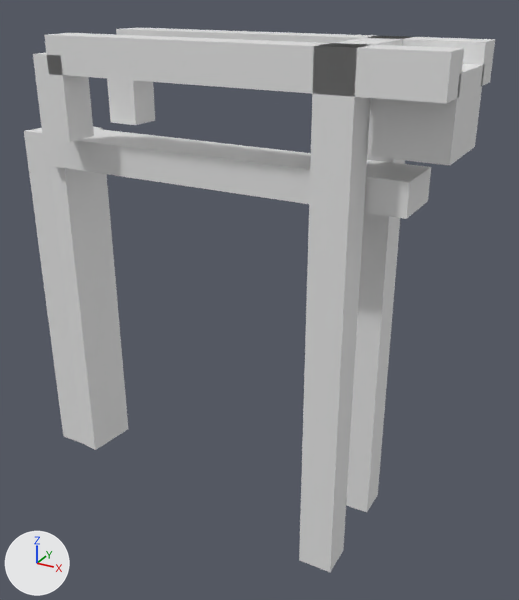
What one commit did to the glTF model models/leidschendam/leidschendam-brug-ebf8e847/leidschendam-brug-ebf8e847.glb.
Camera for both pictures: a 50 mm lens placed at (9.53, -15.3, 4.1), pointed at (0.88, 0.42, -3.77). Lighting does not change. The marker at lower left points along +X, +Y and +Z. The first picture is the older version.

The older version as bpy lines, for what is in view:
```python
ob_building_balans = bpy.data.objects.new('building:balans', me_balans)
ob_building_balans.location = (0.0, 0.0, 0.0)
ob_building_balans_2 = bpy.data.objects.new('building:balans 2', me_balans_2)
ob_building_balans_2.location = (0.0, 0.0, 0.0)
ob_building_contragewicht = bpy.data.objects.new('building:contragewicht', me_contragewicht)
ob_building_contragewicht.location = (0.0, 0.0, 0.0)
ob_building_hamei = bpy.data.objects.new('building:hamei', me_hamei)
ob_building_hamei.location = (0.0, 0.0, 0.0)
ob_building_hamei_2 = bpy.data.objects.new('building:hamei 2', me_hamei_2)
ob_building_hamei_2.location = (0.0, 0.0, 0.0)
ob_building_hangstang = bpy.data.objects.new('building:hangstang', me_hangstang)
ob_building_hangstang.location = (0.0, 0.0, 0.0)
ob_building_hangstang_2 = bpy.data.objects.new('building:hangstang 2', me_hangstang_2)
ob_building_hangstang_2.location = (0.0, 0.0, 0.0)
ob_building_portaal = bpy.data.objects.new('building:portaal', me_portaal)
ob_building_portaal.location = (0.0, 0.0, 0.0)
ob_road_landhoofd = bpy.data.objects.new('road:landhoofd', me_landhoofd)
ob_road_landhoofd.location = (0.0, 0.0, 0.0)
# also in view: 'road:dek' at (0.0, 0.0, -0.11)
```
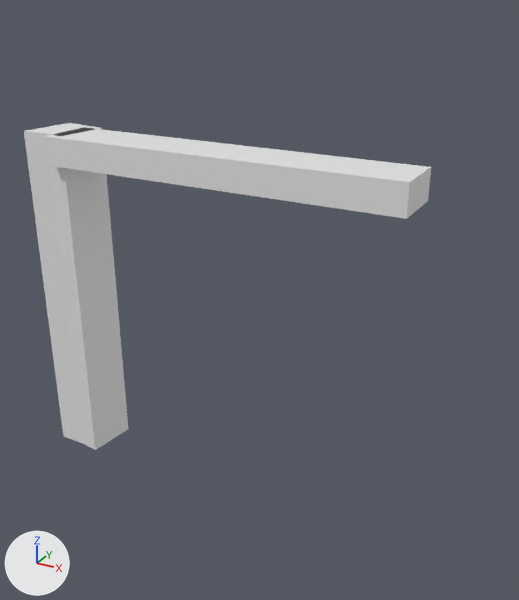
Boxes (x1, y1, x2, y2) around the edits, measured in the pictures (519 x 600 px):
'building:hamei 2', deleted: before (299, 43, 371, 572)
'building:balans 2', deleted: before (44, 33, 464, 103)
'building:hamei', deleted: before (346, 36, 411, 512)
'building:contragewicht', deleted: before (371, 64, 484, 165)
'building:hangstang 2', deleted: before (33, 53, 94, 142)
'building:balans', deleted: before (116, 28, 495, 86)
'building:hangstang', deleted: before (107, 79, 155, 125)
'building:portaal', deleted: before (326, 37, 405, 46)

What changed in the scene script:
```text
Remove ob_building_hamei:
    ob_building_hamei = bpy.data.objects.new('building:hamei', me_hamei)
    ob_building_hamei.location = (0.0, 0.0, 0.0)
Remove ob_building_hamei_2:
    ob_building_hamei_2 = bpy.data.objects.new('building:hamei 2', me_hamei_2)
    ob_building_hamei_2.location = (0.0, 0.0, 0.0)
Remove ob_building_portaal:
    ob_building_portaal = bpy.data.objects.new('building:portaal', me_portaal)
    ob_building_portaal.location = (0.0, 0.0, 0.0)
Remove ob_building_balans:
    ob_building_balans = bpy.data.objects.new('building:balans', me_balans)
    ob_building_balans.location = (0.0, 0.0, 0.0)
Remove ob_building_hangstang:
    ob_building_hangstang = bpy.data.objects.new('building:hangstang', me_hangstang)
    ob_building_hangstang.location = (0.0, 0.0, 0.0)
Remove ob_building_balans_2:
    ob_building_balans_2 = bpy.data.objects.new('building:balans 2', me_balans_2)
    ob_building_balans_2.location = (0.0, 0.0, 0.0)
Remove ob_building_hangstang_2:
    ob_building_hangstang_2 = bpy.data.objects.new('building:hangstang 2', me_hangstang_2)
    ob_building_hangstang_2.location = (0.0, 0.0, 0.0)
Remove ob_building_contragewicht:
    ob_building_contragewicht = bpy.data.objects.new('building:contragewicht', me_contragewicht)
    ob_building_contragewicht.location = (0.0, 0.0, 0.0)
```
